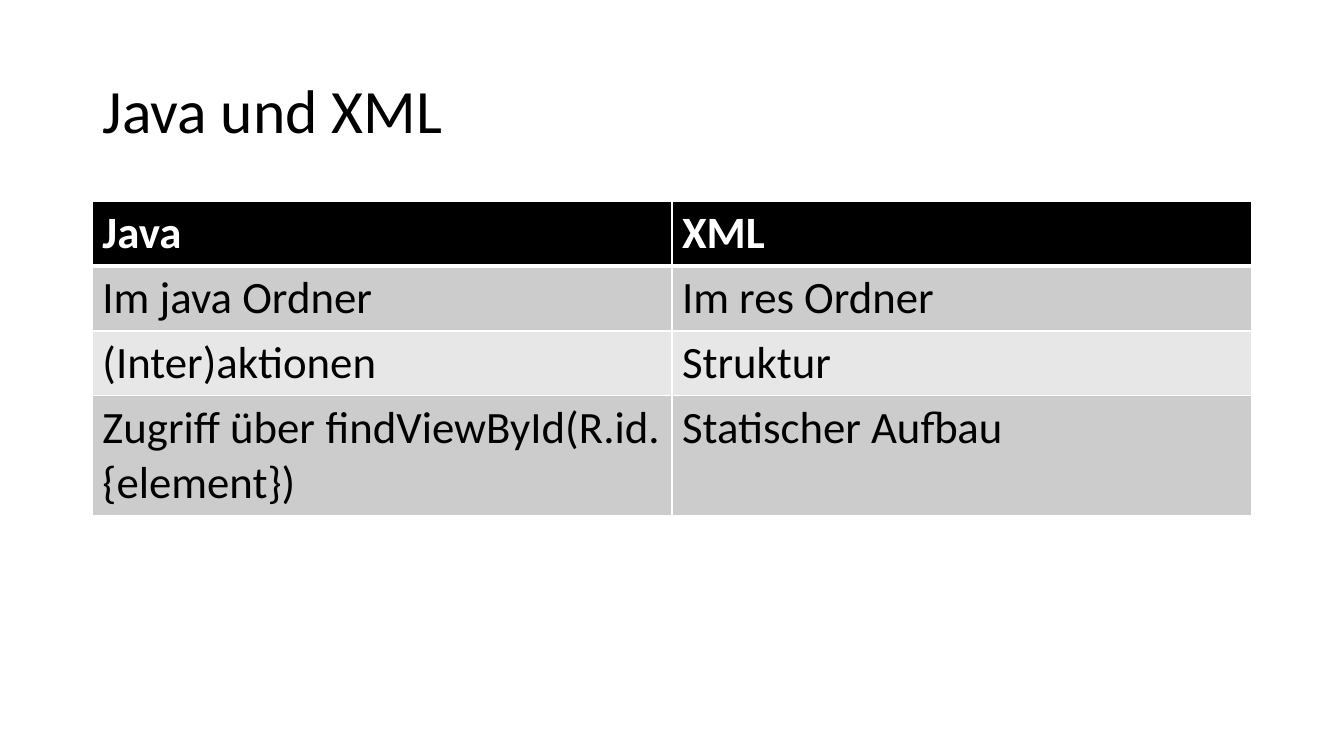
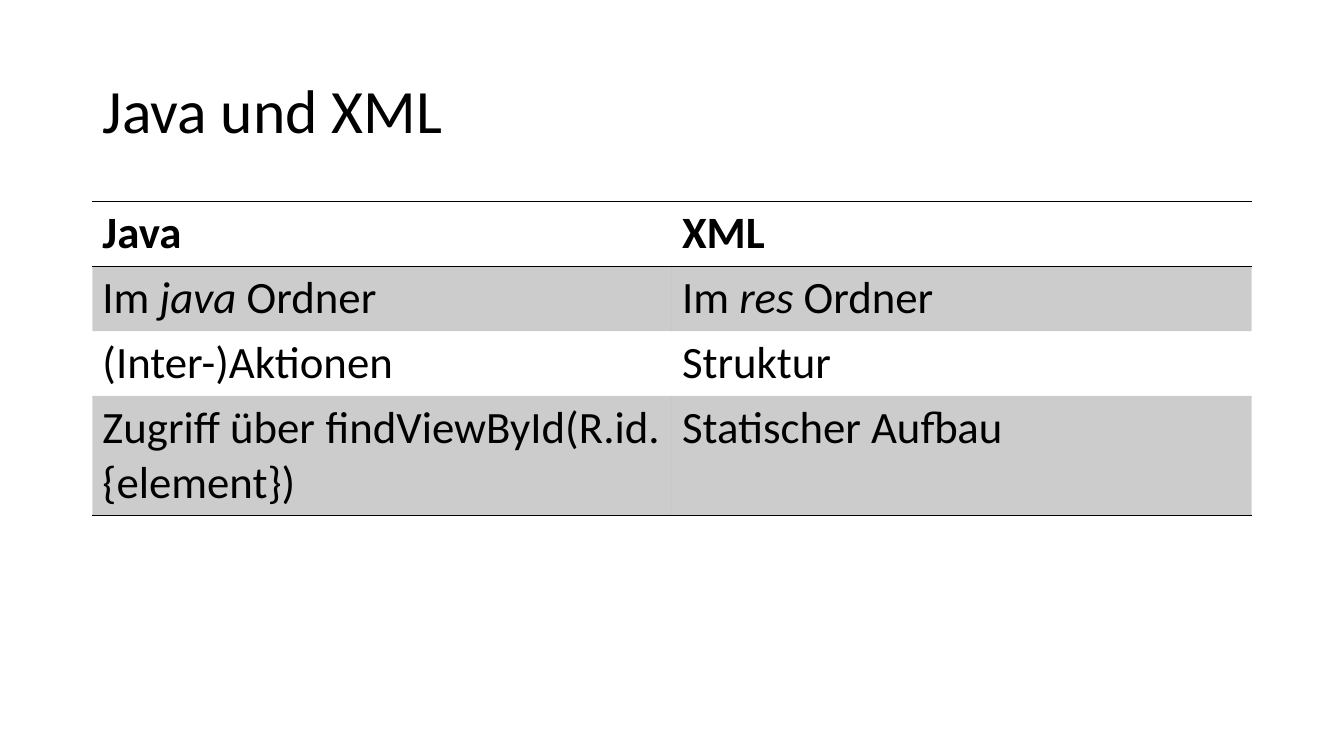
Before and after one commit to desombre/java_examples, a slide deck: slide 6 of Android_UI.pptx (slide 3 before the commit). Drawn at 1344x756 pixels with LibreOffice and Linux fonts; fonts in the diff are those of the drawing. Boxes give left, top, right and bottom in pixels: in the first picture for what was removed or moved away, otherwise in the second. Text is boxed around its words. In the diff, an @@ line names an element or a change of style, - is before the commit and + after.

```diff
--- a/Android_UI.pptx
+++ b/Android_UI.pptx
@@ table at [93, 202, 1252, 511] @@
-row 3, column 1: (Inter)aktionen
+row 3, column 1: (Inter-)Aktionen
@@ fill #000000 to none in row 1 @@
@@ fill #CCCCCC to #000000 at 20% opacity in 4 cells @@
@@ fill #E7E7E7 to none in row 3 @@
@@ text colour #FFFFFF to #000000 in "Java", "XML" @@
@@ italic on in "java", "res" @@
@@ borders changed @@
```
Also in this commit, not shown: 6 other slides changed, 12 slides added, 4 slides removed.
